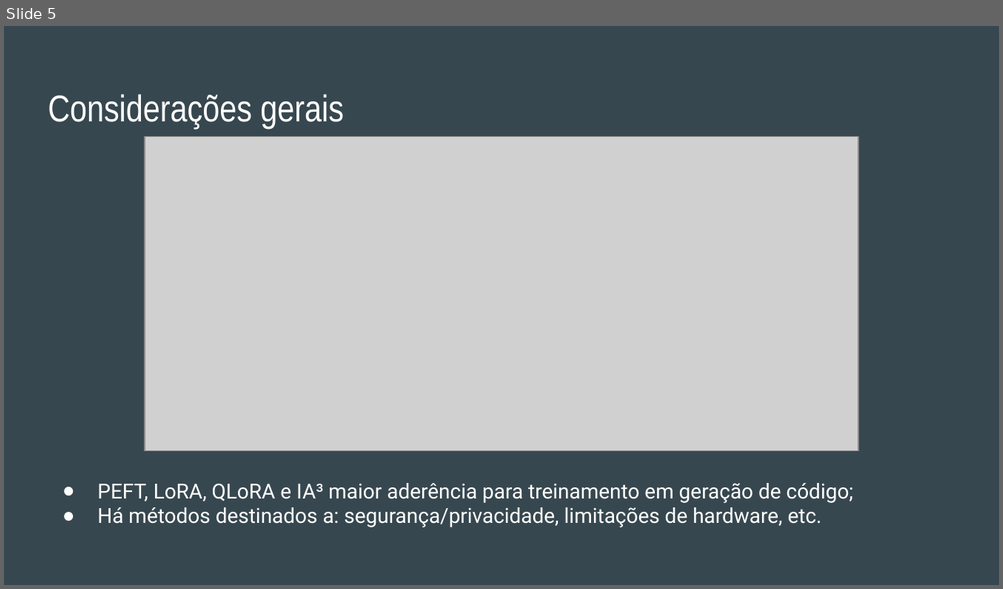
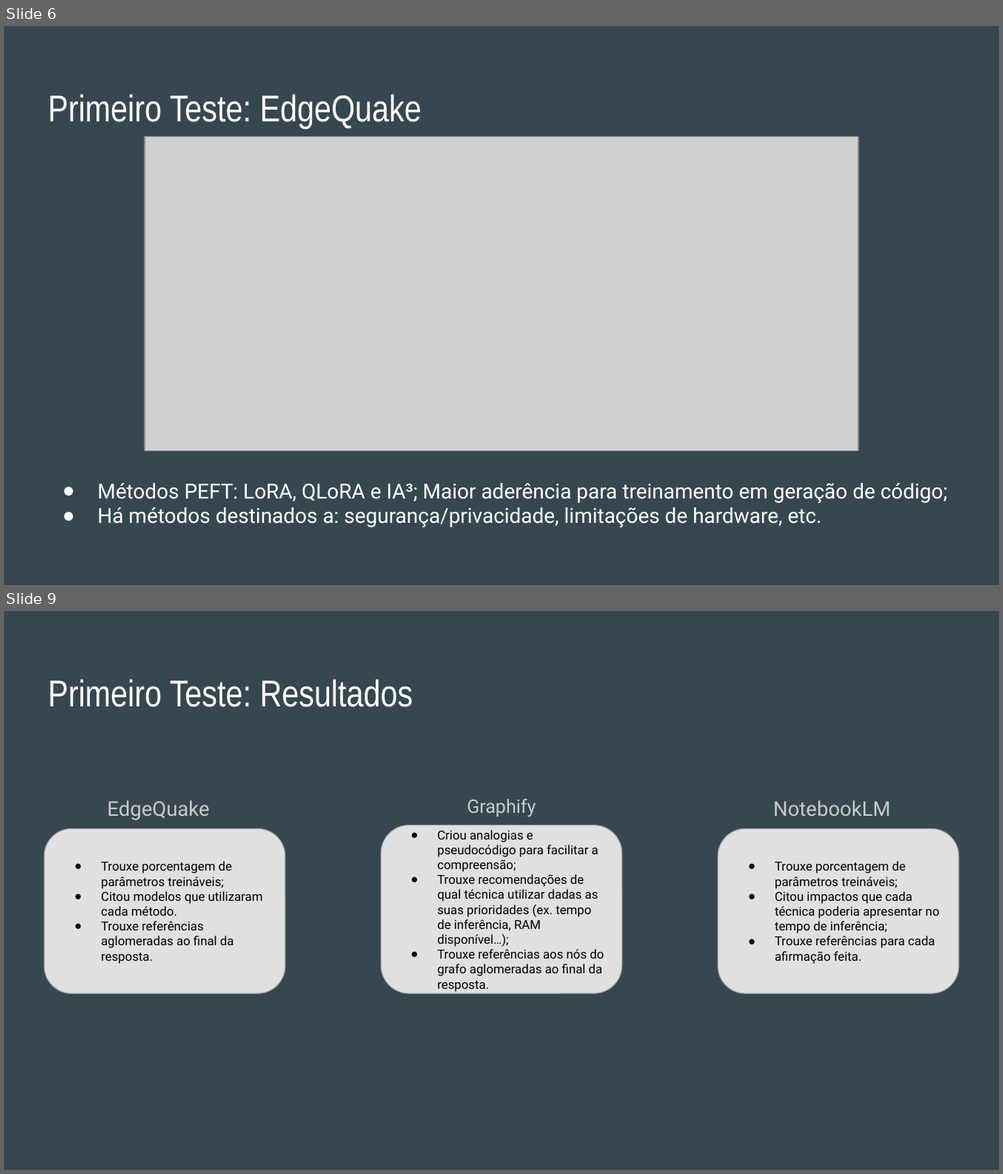
Before and after one commit to tfmiranda/ppgeec2327-t2p2, a slide deck: slides/apresentacao-t2p2.pptx. Shown one above the other, each under a label of ours: slide 5 before the commit, slides 6 and 9 after it; the slides between them are not shown. The pictures are 1003x589 and 1003x1174 pixels, drawn with LibreOffice and Linux fonts; fonts in the diff are those of the drawing; grey boxes stand for pictures. Boxes give left, top, right and bottom in pixels: in the first picture for what was removed or moved away, otherwise in the second. Text is boxed around its words. In the diff, an @@ line names an element or a change of style, - is before the commit and + after.

```diff
--- a/slides/apresentacao-t2p2.pptx
+++ b/slides/apresentacao-t2p2.pptx
@@ slide 9 added at <box>4,611,999,1170</box>, background #37474F @@
@@ title added at <box>48,679,413,707</box>, 27 pt, text #FFFFFF @@
+Primeiro Teste: Resultados
@@ text added at <box>107,800,209,820</box>, 14.8 pt, text #CACACA @@
+EdgeQuake
@@ text added at <box>466,799,535,817</box>, 13.5 pt, text #CACACA @@
+Graphify
@@ text added at <box>773,800,891,816</box>, 14.8 pt, text #CACACA @@
+NotebookLM
@@ rounded rectangle added at <box>44,829,284,994</box>, fill #E0E0E0, outline #9E9E9E 0.61 pt, 9 pt, text #000000 @@
+● Trouxe porcentagem de parâmetros treináveis;
+● Citou modelos que utilizaram cada método.
+● Trouxe referências aglomeradas ao final da resposta.
@@ rounded rectangle added at <box>381,825,622,993</box>, fill #E0E0E0, outline #9E9E9E 0.56 pt, 9 pt, text #000000 @@
+● Criou analogias e pseudocódigo para facilitar a compreensão;
+● Trouxe recomendações de qual técnica utilizar dadas as suas prioridades (ex. tempo de inferência, RAM disponível…);
+● Trouxe referências aos nós do grafo aglomeradas ao final da resposta.
@@ rounded rectangle added at <box>717,829,958,994</box>, fill #E0E0E0, outline #9E9E9E 0.61 pt, 9 pt, text #000000 @@
+● Trouxe porcentagem de parâmetros treináveis;
+● Citou impactos que cada técnica poderia apresentar no tempo de inferência;
+● Trouxe referências para cada afirmação feita.
@@ what was slide 5 is now slide 6 @@
@@ slide 6 changed as well @@
@@ title at <box>48,94,421,129</box>: text changed @@
-Considerações gerais
+Primeiro Teste: EdgeQuake
@@ text at <box>97,483,948,503</box>: text changed @@
-● PEFT, LoRA, QLoRA e IA³ maior aderência para treinamento em geração de código;
+● Métodos PEFT: LoRA, QLoRA e IA³; Maior aderência para treinamento em geração de código;
```
Also in this commit, not shown: 3 other slides changed, 7 other slides added, 1 slide removed.
